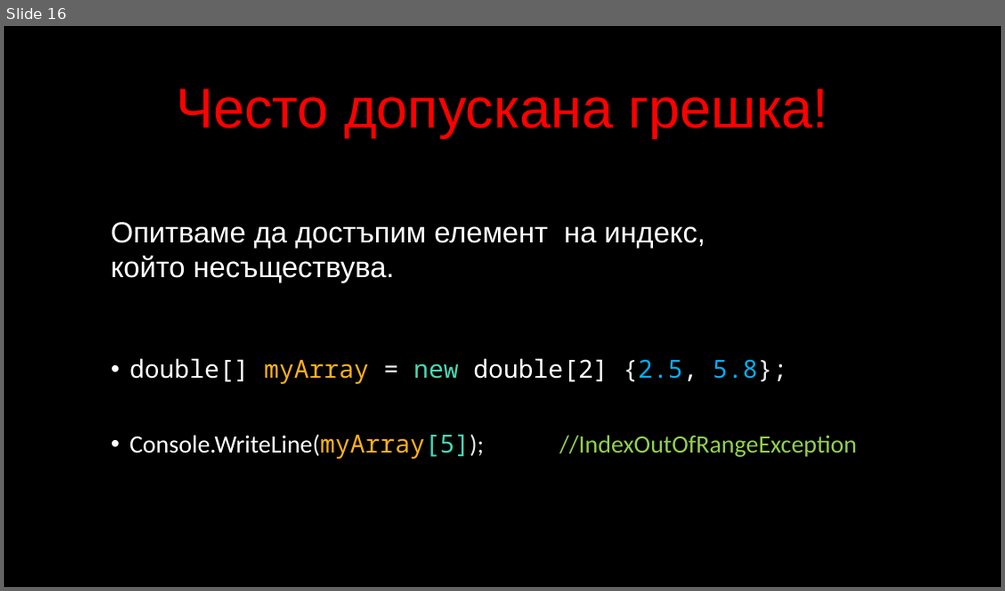
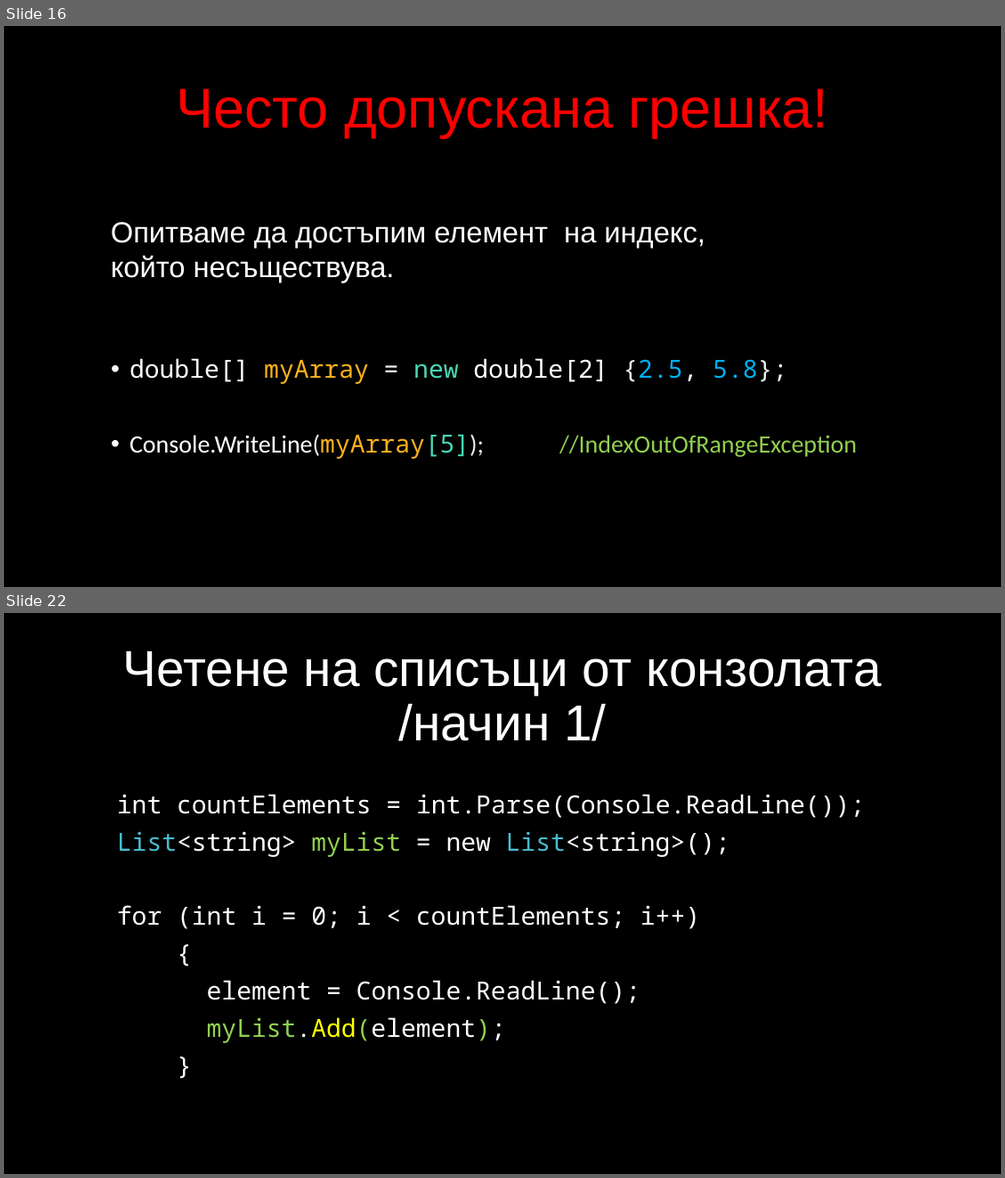
Before and after one commit to velizar92/CSharp-Programming-Presentations, a slide deck: C# Intermediate.pptx. Shown one above the other, each under a label of ours: slide 16 before the commit, slides 16 and 22 after it; the slides between them are not shown. The pictures are 1005x591 and 1005x1178 pixels, drawn with LibreOffice and Linux fonts; fonts in the diff are those of the drawing; background and template pictures are left out. Boxes give left, top, right and bottom in pixels: in the first picture for what was removed or moved away, otherwise in the second. Text is boxed around its words. In the diff, an @@ line names an element or a change of style, - is before the commit and + after.

Commit message:
C# Intermediate: List slides

```diff
--- a/C# Intermediate.pptx
+++ b/C# Intermediate.pptx
@@ slide 22 added at [4, 613, 1001, 1174], background picture (left out) @@
@@ title added at [123, 651, 882, 741], 48.6 pt, text #FFFFFF @@
+Четене на списъци от конзолата
+/начин 1/
@@ text added at [117, 794, 865, 1043], 24 pt, text #FFFFFF @@
+int countElements = int.Parse(Console.ReadLine());
+List<string> myList = new List<string>();
+for (int i = 0; i < countElements; i++)
+{
+element = Console.ReadLine();
+myList.Add(element);
+}
```
Also in this commit, not shown: 1 slide changed, 7 other slides added.
